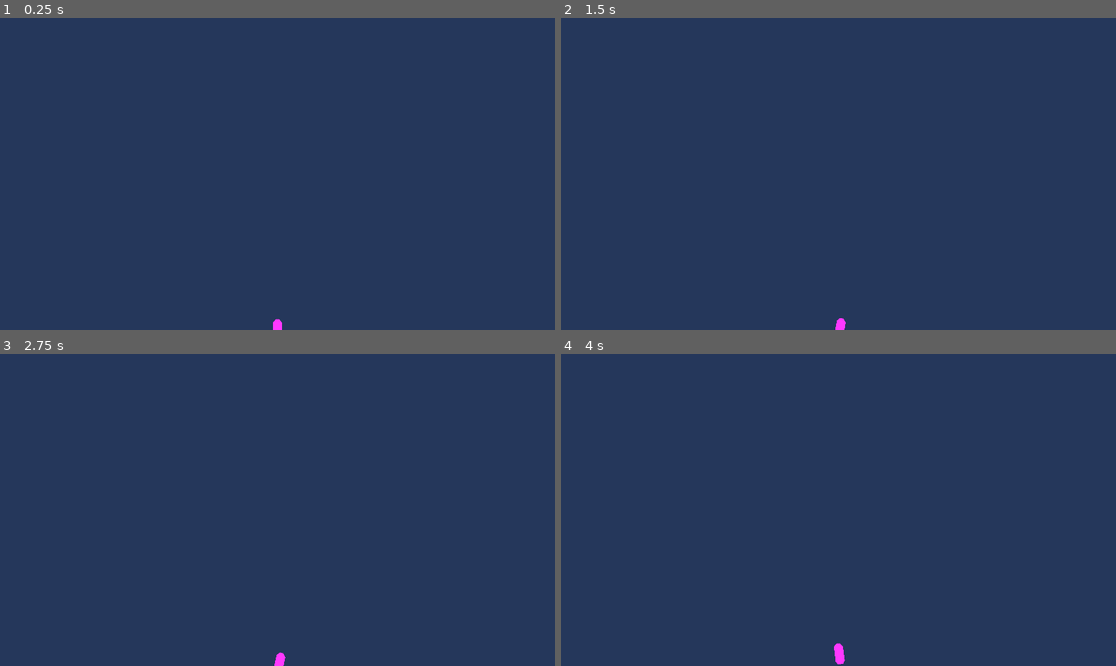
Above: before the commit, frames 1-4 (two rows, left to right).
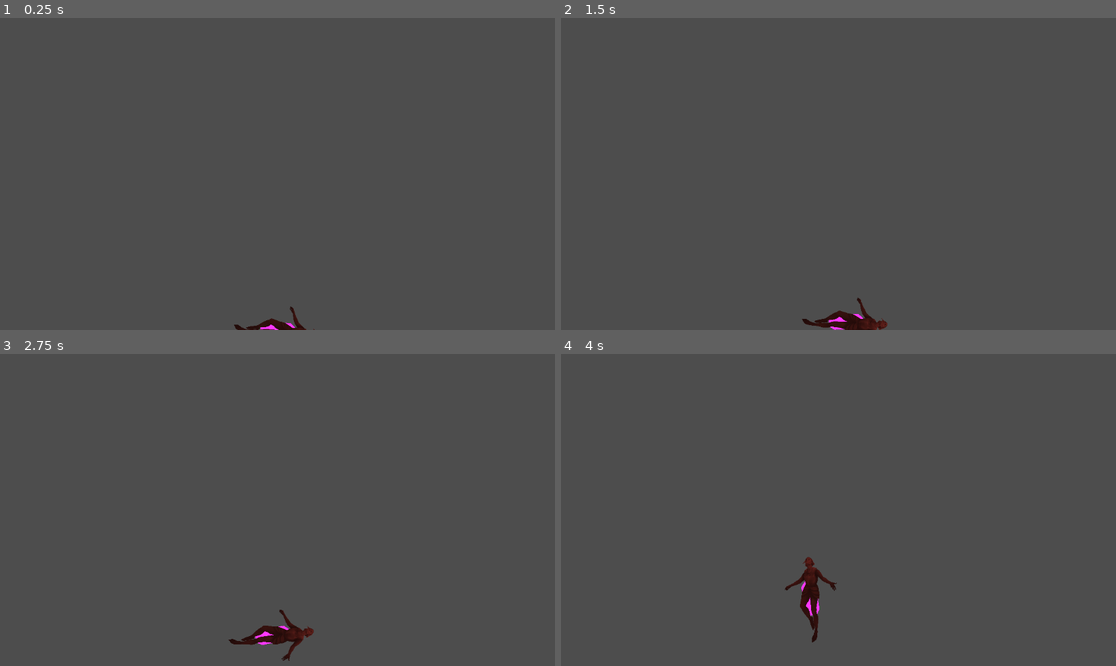
Above: after the commit, the same moments.

Repository: CKolean/Aerobullosis
Game: Godot game, scene res://scenes/game/player.tscn
Two runs of this game, one before a commit and one after it. Both use one fixed random seed, a clock stepped at 60 frames per second and the inputs below. This scene is started directly instead of the project's main scene.
Inputs:
- Up to frame 1 (0.25 s): no input
- Up to frame 2 (1.5 s): tap Enter at 0.5 s; hold Right (move_right) 0.53-1.28 s; hold Left (move_left) from 1.28 s (still down)
- Up to frame 3 (2.75 s): release Left (move_left) at 2.03 s; hold Right (move_right) from 2.03 s (still down)
- Up to frame 4 (4 s): release Right (move_right) at 2.78 s; hold Up (move_up) 2.78-3.53 s; hold Left (move_left) from 3.53 s (still down)

The runs differ from the first frame. In frame 1, 100% of the frame differs, in the area x 0-100%, y 0-100%; in frame 2, 100%; in frame 3, 100%; in frame 4, 100%.

Commit message:
added the graphic to player

Diff:
--- a/game/aerobullosis/project.godot
+++ b/game/aerobullosis/project.godot
@@ -14,11 +14,6 @@
 run/main_scene="res://scenes/game/main.tscn"
 config/features=PackedStringArray("4.3", "Forward Plus")
 config/icon="res://icon.svg"
-
-[display]
-
-window/size/viewport_width=1920
-window/size/viewport_height=1080
 
 [input]
 
@@ -40,7 +35,3 @@
 , Object(InputEventKey,"resource_local_to_scene":false,"resource_name":"","device":-1,"window_id":0,"alt_pressed":false …(183 unchanged characters)…
 ]
 }
-
-[rendering]
-
-environment/defaults/default_clear_color=Color(0.145098, 0.215686, 0.356863, 1)
--- a/game/aerobullosis/scenes/game/movement.gd
+++ /dev/null
@@ -1,11 +0,0 @@
-extends Area2D
-
-
-# Called when the node enters the scene tree for the first time.
-func _ready():
-	pass # Replace with function body.
-
-
-# Called every frame. 'delta' is the elapsed time since the previous frame.
-func _process(delta):
-	pass
--- a/game/aerobullosis/scenes/game/player.gd
+++ b/game/aerobullosis/scenes/game/player.gd
@@ -2,16 +2,16 @@
 
 var screen_size # Size of the game window.
 var start_position
-var start_rotation = 92
+@export var start_rotation = 92
 var rotation_limit = 45
 var right_rotation = 0.005
 var left_rotation = 0.005
 # I dont know what to do with this number
 var rotation_correction_strenght = 0.000000001
-var right_strenght = 2
-var left_strenght = 2
+var right_strenght = 50
+var left_strenght = 50
 var up_strenght = 50
-var sea_gravity = 10
+var sea_gravity = 15
 @export var absolute_player_depth_px: float = 0.0
 
 
@@ -20,23 +20,27 @@
 	screen_size = get_viewport_rect().size
 	start_position = Vector2(screen_size[0]/2,screen_size[1])
 	position = start_position
+	global_rotation_degrees = start_rotation
 
 # Called every frame. 'delta' is the elapsed time since the previous frame.
 func _process(delta):
 	var velocity = Vector2.ZERO # The player's movement vector.
-	#gravity
-	velocity.y += sea_gravity
 	absolute_player_depth_px = position.y
-	print(absolute_player_depth_px)
+		#gravity
+	if not Input.is_anything_pressed():
+		velocity.y += sea_gravity
+
 	if Input.is_action_pressed("move_right"):
-		#velocity.x += 0.1
-		velocity = velocity.rotated(-right_strenght)
+		velocity.x += right_strenght
+		velocity.y -= right_rotation
+		velocity == velocity.rotated(right_strenght)
 		if not global_rotation_degrees > rotation_limit:
 			rotation = rotation + right_rotation
 	if Input.is_action_pressed("move_left"):
-		#velocity.x -= 0.1
-		velocity = velocity.rotated(left_strenght)
-		if not global_rotation_degrees < -rotation_limit:
+		velocity.x -= left_strenght
+		velocity.y -= left_strenght
+		velocity += velocity.rotated(left_strenght)
+		if not global_rotation_degrees <-rotation_limit:
 			rotation = rotation - left_rotation
 	if Input.is_action_pressed("move_up"):
 		velocity.y -= up_strenght
--- a/game/aerobullosis/scenes/game/player.tscn
+++ b/game/aerobullosis/scenes/game/player.tscn
@@ -1,7 +1,8 @@
-[gd_scene load_steps=4 format=3 uid="uid://uhh2btocmma6"]
+[gd_scene load_steps=5 format=3 uid="uid://uhh2btocmma6"]
 
 [ext_resource type="Script" path="res://scenes/game/player.gd" id="1_xcsdf"]
 [ext_resource type="Script" path="res://scenes/game/polygon_2d.gd" id="2_c5yua"]
+[ext_resource type="Texture2D" uid="uid://dn35mdgch461c" path="res://assets/character/character_base_pose.png" id="3_14skf"]
 
 [sub_resource type="CapsuleShape2D" id="CapsuleShape2D_cplah"]
 radius = 16.0
@@ -19,3 +20,7 @@
 color = Color(1, 0.223529, 1, 1)
 polygon = PackedVector2Array(6, -37, -6, -37, -15, -27, -16, 25, -9, 35, 9, 35, 16, 24, 16, -25)
 script = ExtResource("2_c5yua")
+
+[node name="Sprite2D" type="Sprite2D" parent="."]
+scale = Vector2(0.07, 0.07)
+texture = ExtResource("3_14skf")
